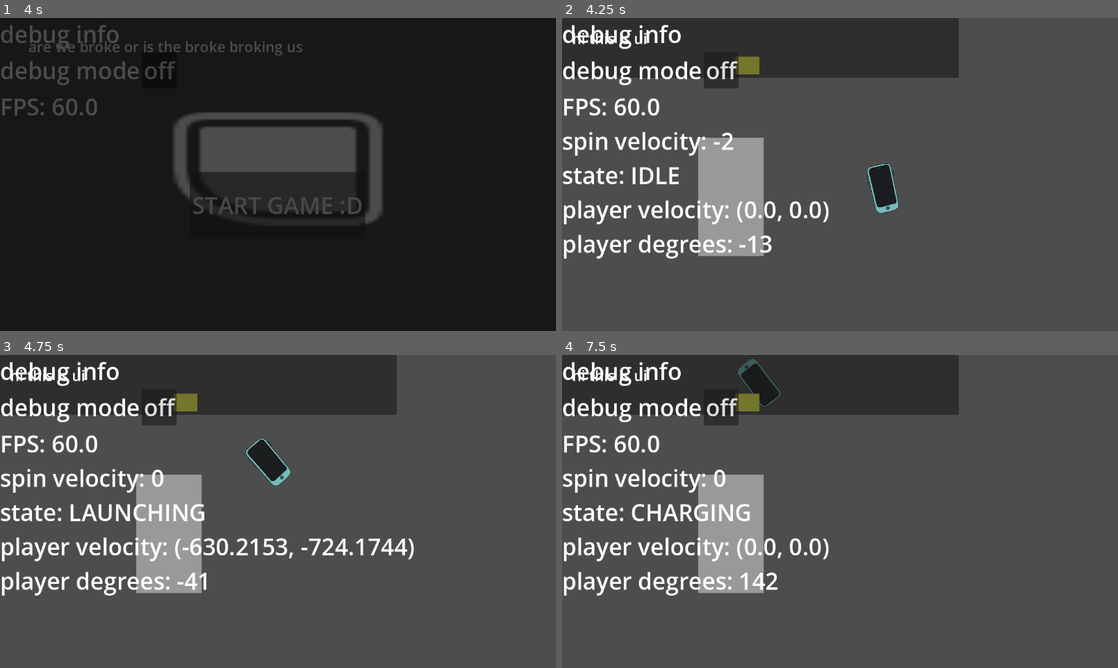
Above: before the commit, frames 1-4 (two rows, left to right).
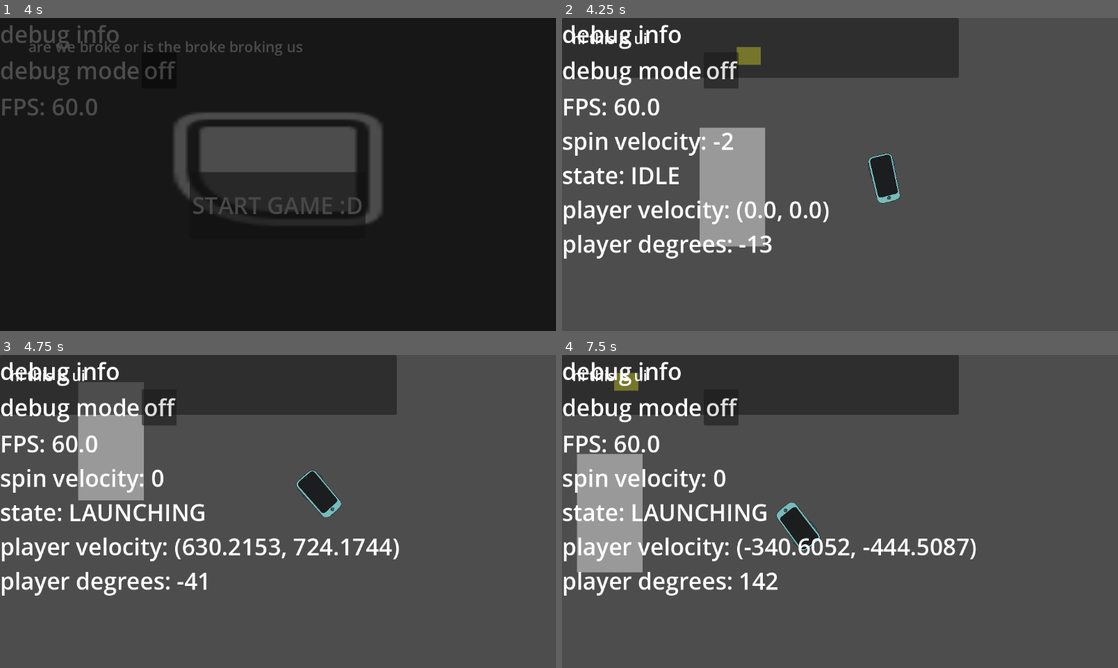
Above: after the commit, the same moments.

Repository: sophieTheProgrammer/GMTK-2026-Battery
Game: Godot game, scene res://scenes/cutscene_tutorial.tscn
Two runs of this game, one before a commit and one after it. Both use one fixed random seed, a clock stepped at 60 frames per second and the inputs below. This scene is started directly instead of the project's main scene. Sound files missing from this copy of the repository are replaced by a short silence.
Inputs (mouse positions are in pixels of both pictures, inside the frame that each line leads up to):
- Up to frame 1 (4 s): click "off" at 0.5 s; click "on" at 1.25 s; click "START GAME :D" at 2 s; click "START GAME :D" at 2.75 s; tap Enter (ui_accept) at 3.5, 3.77 s; move the mouse to (250, 237) at 3.52 s; hold A (right) from 3.53 s (still down); click (250, 237) at 3.6 s
- Up to frame 2 (4.25 s): keep holding A (right)
- Up to frame 3 (4.75 s): keep holding A (right); move the mouse to (444, 558) at 4.27 s; click (444, 558) at 4.35 s; tap Enter (ui_accept) at 4.52 s
- Up to frame 4 (7.5 s): move the mouse to (673, 464) at 5.02 s; release A (right) at 5.03 s; hold Right (left) 5.03-7.28 s; click (673, 464) at 5.1 s; move the mouse to (867, 511) at 5.77 s; click (867, 511) at 5.85 s; tap Enter (ui_accept) at 6.02, 6.77 s; move the mouse to (756, 433) at 6.52 s; click (756, 433) at 6.6 s; move the mouse to (962, 495) at 7.27 s; hold A (right) from 7.28 s (still down); click (962, 495) at 7.35 s

Frame 1 is identical in both runs. In frame 2, 1.6% of the frame differs, in the area x 24-61%, y 9-76%; in frame 3, 10%; in frame 4, 10%, in the area x 2-75%, y 1-76%.

Commit message:
phone orientatable

Diff:
--- a/project.godot
+++ b/project.godot
@@ -47,7 +47,6 @@
 click={
 "deadzone": 0.2,
 "events": [Object(InputEventMouseButton,"resource_local_to_scene":false,"resource_name":"","device":-1,"window_id":0,"a …(253 unchanged characters)…
-, Object(InputEventKey,"resource_local_to_scene":false,"resource_name":"","device":-1,"window_id":0,"alt_pressed":false,"shift_pressed":false,"ctrl_pressed":false,"meta_pressed":false,"pressed":false,"keycode":0,"physical_keycode":32,"key_label":0,"unicode":32,"location":0,"echo":false,"script":null)
 ]
 }
 left={
--- a/scenes/game.tscn
+++ b/scenes/game.tscn
@@ -13,11 +13,12 @@
 [node name="Phone" parent="." unique_id=1811385161 instance=ExtResource("3_lnu2h")]
 position = Vector2(176, 43)
 
-[node name="ui" parent="." unique_id=1764728883 instance=ExtResource("1_uwrxv")]
-
-[node name="Camera2D" type="Camera2D" parent="." unique_id=244447270]
+[node name="Camera2D" type="Camera2D" parent="Phone" unique_id=244447270]
+position = Vector2(-176, -43)
 zoom = Vector2(0.5, 0.5)
 script = ExtResource("2_yqjtg")
+
+[node name="ui" parent="." unique_id=1764728883 instance=ExtResource("1_uwrxv")]
 
 [node name="StaticBody2D" type="StaticBody2D" parent="." unique_id=1183983615]
 
--- a/scripts/phone.gd
+++ b/scripts/phone.gd
@@ -38,7 +38,6 @@
 	if collision:
 		velocity = velocity.bounce(collision.get_normal())
 func handle_idle(delta: float) -> void:
-	shoot_indicator.show()
 
 	var direction := Input.get_axis("right", "left")
 
@@ -52,17 +51,19 @@
 		current_spin_velocity = 0
 		state = player_state.AIMING
 	Debug.display_debug_var("spin velocity", int(current_spin_velocity))
+
 func handle_aiming(delta : float) -> void:
 	if Input.is_action_just_released("click"):
 		state = player_state.LAUNCHING
-		velocity = SPEED * Vector2.UP.rotated(rotation)
+
+		velocity = SPEED * -Vector2.UP.rotated(rotation)
+
 func handle_launching(delta : float) -> void:
-	shoot_indicator.hide()
-
 	velocity = velocity.move_toward(Vector2.ZERO, DECELERATION * delta)
 	if abs(velocity.x) < 0.5 and abs(velocity.y) < 0.5:
 		velocity = Vector2.ZERO
 		state = player_state.IDLE
+
 func handle_charging(delta: float) -> void:
 	velocity = Vector2.ZERO
 func _on_phone_enter_charger(area : Area2D) -> void:
